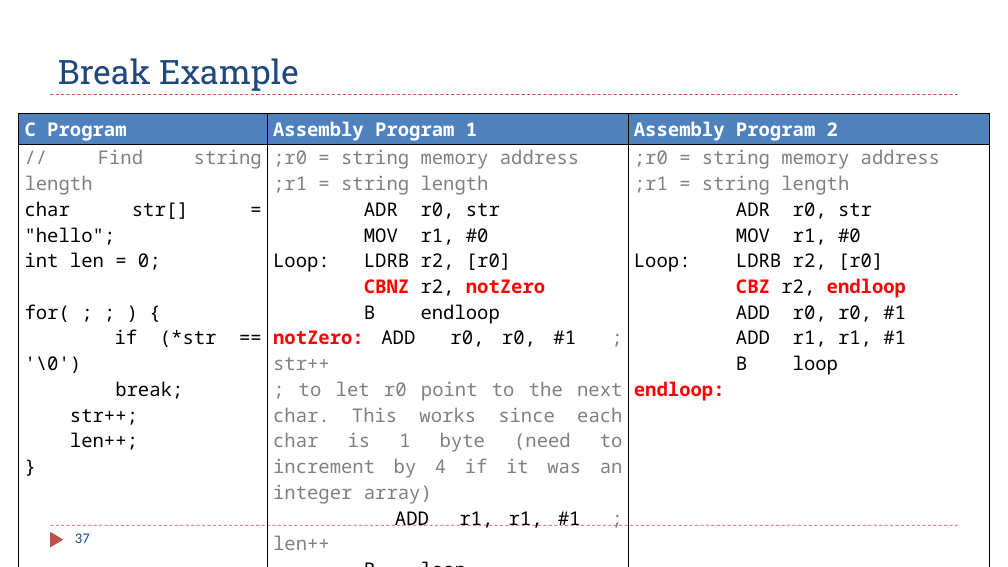
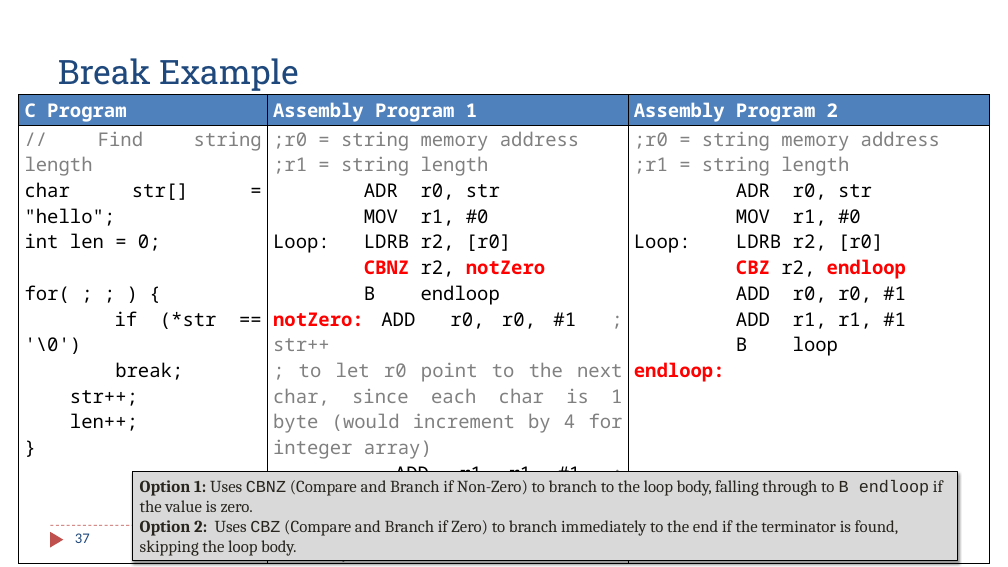
Before and after one commit to guhofstra/CSC111Sp26, a slide deck: slide 37 of PPTs/Ch6_ARM_Control_Flow.pptx. Drawn at 1008x567 pixels with LibreOffice and Linux fonts; fonts in the diff are those of the drawing. Boxes give left, top, right and bottom in pixels: in the first picture for what was removed or moved away, otherwise in the second. Text is boxed around its words. In the diff, an @@ line names an element or a change of style, - is before the commit and + after.

```diff
--- a/PPTs/Ch6_ARM_Control_Flow.pptx
+++ b/PPTs/Ch6_ARM_Control_Flow.pptx
@@ table at [19,95,989,567] @@
-row 2, column 2: ;r0 = string memory address / ;r1 = string length / ADR r0, str / MOV r1, #0 / Loop: LDRB r2, [r0] / CBNZ r2, notZero / B endloop / notZero: ADD r0, r0, #1 ; str++ / ; to let r0 point to the next char. This works since each char is 1 byte (need to increment by 4 if it was an integer array) / ADD r1, r1, #1 ; len++ / B loop / endloop:
+row 2, column 2: ;r0 = string memory address / ;r1 = string length / ADR r0, str / MOV r1, #0 / Loop: LDRB r2, [r0] / CBNZ r2, notZero / B endloop / notZero: ADD r0, r0, #1 ; str++ / ; to let r0 point to the next char, since each char is 1 byte (would increment by 4 for integer array) / ADD r1, r1, #1 ; len++ / B loop / endloop:
@@ table: place and size @@
-table at [19,113,989,554]
+table at [19,95,989,567]
@@ rectangle added at [132,472,958,561], fill #D9D9D9, outline #000000 0.75 pt, 16 pt, text #27251E @@
+Option 1: Uses CBNZ (Compare and Branch if Non-Zero) to branch to the loop body, falling through to B endloop if the value is zero.
+Option 2: Uses CBZ (Compare and Branch if Zero) to branch immediately to the end if the terminator is found, skipping the loop body.
```
Also in this commit, not shown: 1 other slide changed, 1 slide removed, 1 other file.
